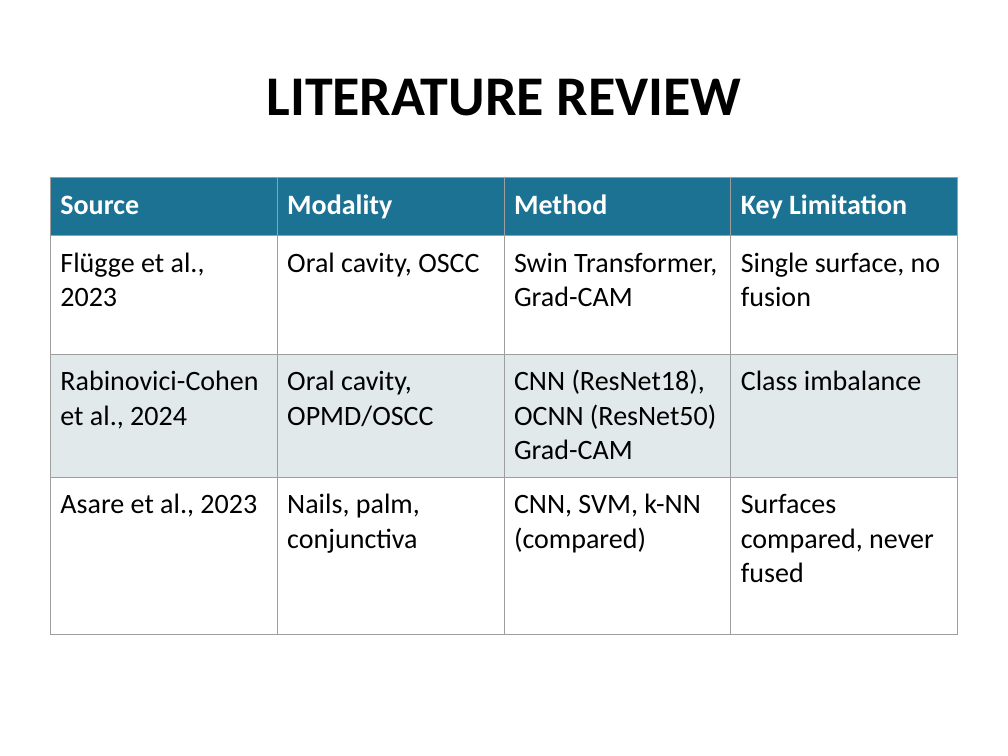
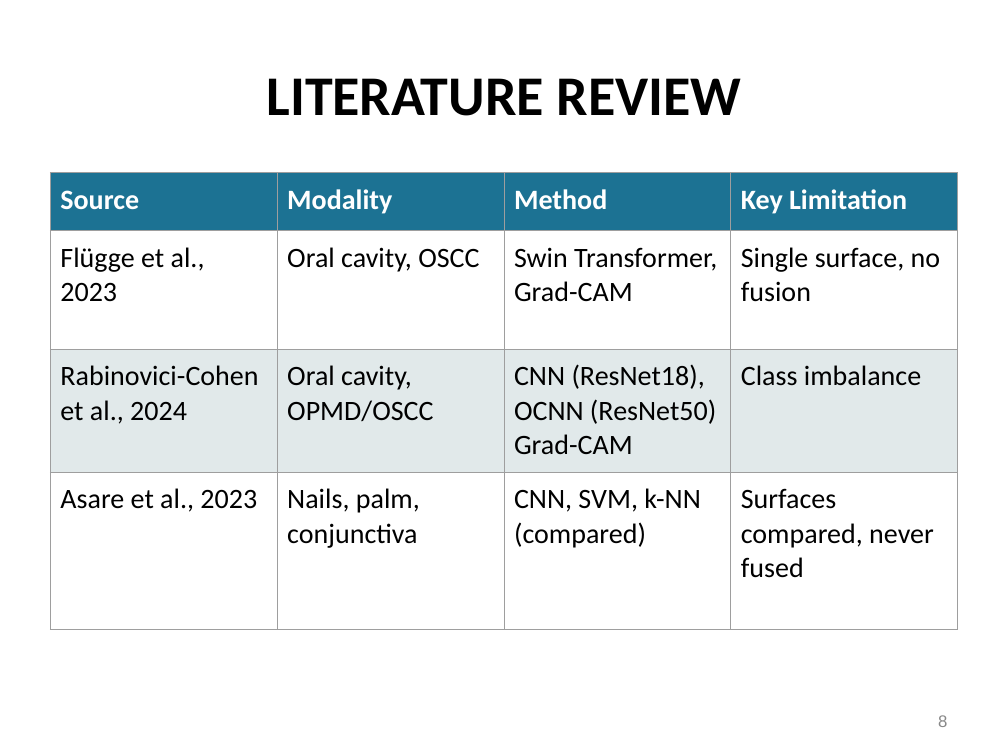
Before and after one commit to Jaffar-Kazmi/GLANCE, a slide deck: slide 8 of docs/proposal/slides.pptx. Drawn at 1008x756 pixels with LibreOffice and Linux fonts; fonts in the diff are those of the drawing; background and template pictures are left out. Boxes give left, top, right and bottom in pixels: in the first picture for what was removed or moved away, otherwise in the second. Text is boxed around its words. In the diff, an @@ line names an element or a change of style, - is before the commit and + after.

```diff
--- a/docs/proposal/slides.pptx
+++ b/docs/proposal/slides.pptx
@@ table moved from (x1=50, y1=177, x2=958, y2=587) to (x1=50, y1=172, x2=958, y2=582) @@
@@ page number added at (x1=938, y1=715, x2=947, y2=727), 12 pt, text #888888 @@
+8
```
Also in this commit, not shown: 24 other slides changed, 5 slides added, 1 slide removed.
